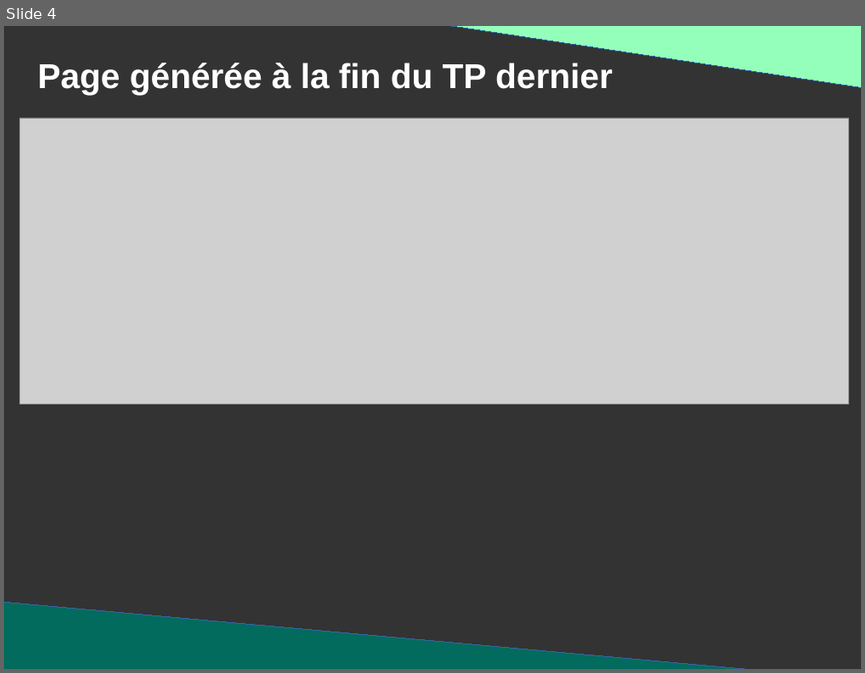
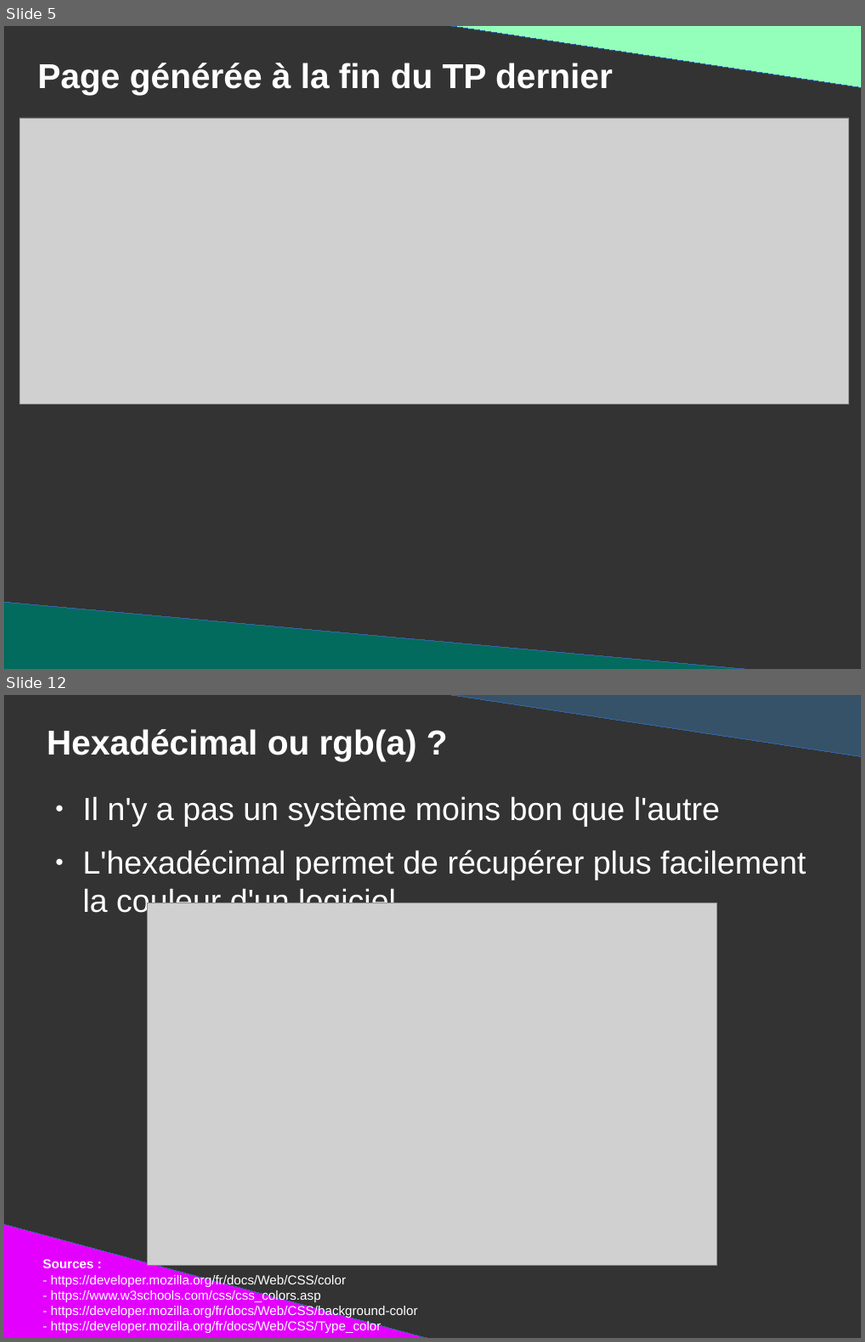
Before and after one commit to DanYellow/presentations, a slide deck: mmi/html/travaux-pratiques/numero-2/presentation.odp. Shown one above the other, each under a label of ours: slide 4 before the commit, slides 5 and 12 after it; the slides between them are not shown. The pictures are 865x673 and 865x1342 pixels, drawn with LibreOffice and Linux fonts; fonts in the diff are those of the drawing; grey boxes stand for pictures. Boxes give left, top, right and bottom in pixels: in the first picture for what was removed or moved away, otherwise in the second. Text is boxed around its words. In the diff, an @@ line names an element or a change of style, - is before the commit and + after.

```diff
--- a/mmi/html/travaux-pratiques/numero-2/presentation.odp
+++ b/mmi/html/travaux-pratiques/numero-2/presentation.odp
@@ slide 12 added at (x1=4, y1=695, x2=861, y2=1338), background #333333 @@
@@ right triangle added at (x1=421, y1=695, x2=861, y2=757), fill #355269, outline #3465A4 0 pt @@
@@ title added at (x1=46, y1=729, x2=417, y2=761), 32 pt, text #FFFFFF, bold @@
+Hexadécimal ou rgb(a) ?
@@ text added at (x1=83, y1=796, x2=806, y2=919), 29.6 pt, text #FFFFFF @@
+● Il n'y a pas un système moins bon que l'autre
+● L'hexadécimal permet de récupérer plus facilement la couleur d'un logiciel
@@ picture added at (x1=148, y1=903, x2=718, y2=1265) @@
@@ right triangle added at (x1=4, y1=1224, x2=447, y2=1338), fill #E400FF, outline #3465A4 0 pt @@
@@ text added at (x1=43, y1=1259, x2=418, y2=1333), 12 pt, text #FFFFFF @@
+Sources :
+- https://developer.mozilla.org/fr/docs/Web/CSS/color
+- https://www.w3schools.com/css/css_colors.asp
+- https://developer.mozilla.org/fr/docs/Web/CSS/background-color
+- https://developer.mozilla.org/fr/docs/Web/CSS/Type_color
@@ what was slide 4 is now slide 5 @@
```
Also in this commit, not shown: 4 slides changed, 29 other slides added, 1 slide removed, 3 other files.
